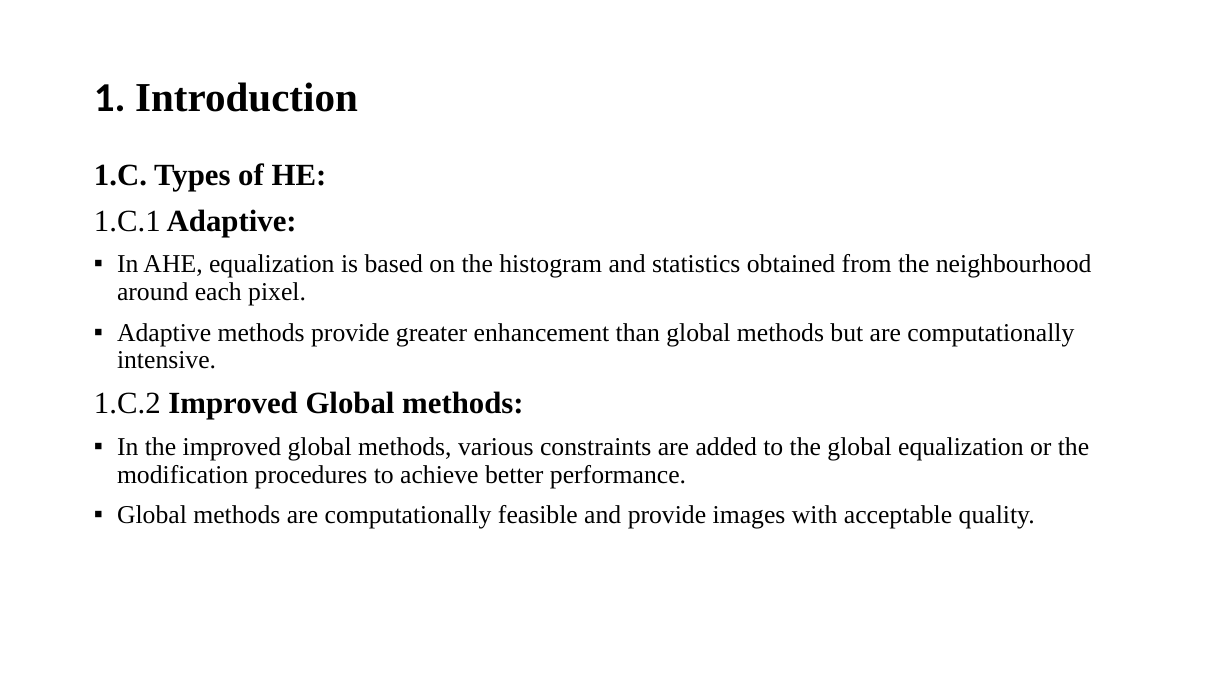
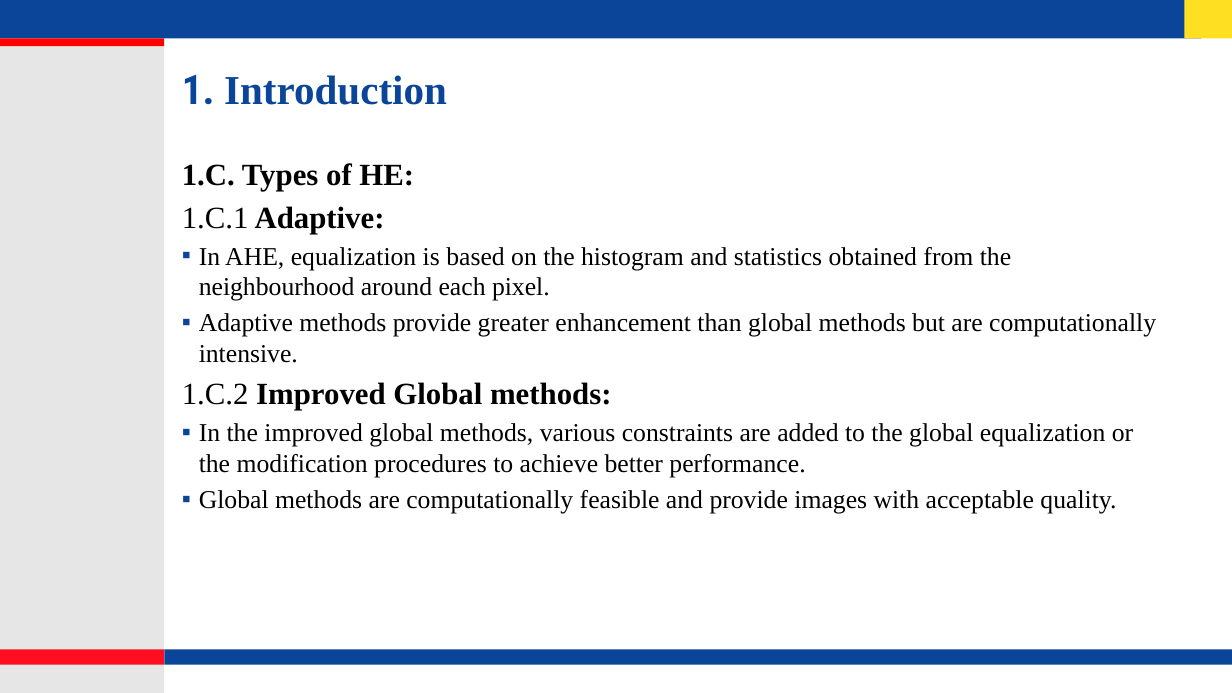
Before and after one commit to lohith921/DIP, a slide deck: slide 4 of Project/Presentation.pptx. Drawn at 1232x693 pixels with LibreOffice and Linux fonts; fonts in the diff are those of the drawing; background and template pictures are left out. Boxes give left, top, right and bottom in pixels: in the first picture for what was removed or moved away, otherwise in the second. Text is boxed around its words. In the diff, an @@ line names an element or a change of style, - is before the commit and + after.

```diff
--- a/Project/Presentation.pptx
+++ b/Project/Presentation.pptx
@@ rectangle added at (0, 0, 1202, 39), fill #0B4599 @@
@@ rectangle added at (1185, 0, 1232, 39), fill #FFDF22 @@
@@ rectangle added at (0, 46, 165, 693), fill #E6E6E6 @@
@@ rectangle added at (0, 39, 165, 46), fill #FF0000 @@
@@ title "1. Introduction": place and size @@
-title "1. Introduction" at (94, 82, 358, 112)
+title "1. Introduction" at (182, 74, 447, 105)
@@ title "1. Introduction" at (182, 74, 447, 105): font Calibri to Roboto Condensed in "1."; text colour #000000 to #0B4599; line spacing 0.9 to 1; vertical alignment middle to top @@
@@ text "1.C. Types of HE:": place and size @@
-text "1.C. Types of HE:" at (94, 163, 1092, 529)
+text "1.C. Types of HE:" at (182, 163, 1156, 514)
@@ text "1.C. Types of HE:" at (182, 163, 1156, 514): line spacing 0.9 to 1; less space between paragraphs; indent changed @@
@@ rectangle added at (0, 650, 165, 665), fill #FF0E22 @@
@@ rectangle added at (165, 650, 1232, 665), fill #0B4599 @@
```
Also in this commit, not shown: 10 other slides changed, 3 slides added, 1 slide removed.
